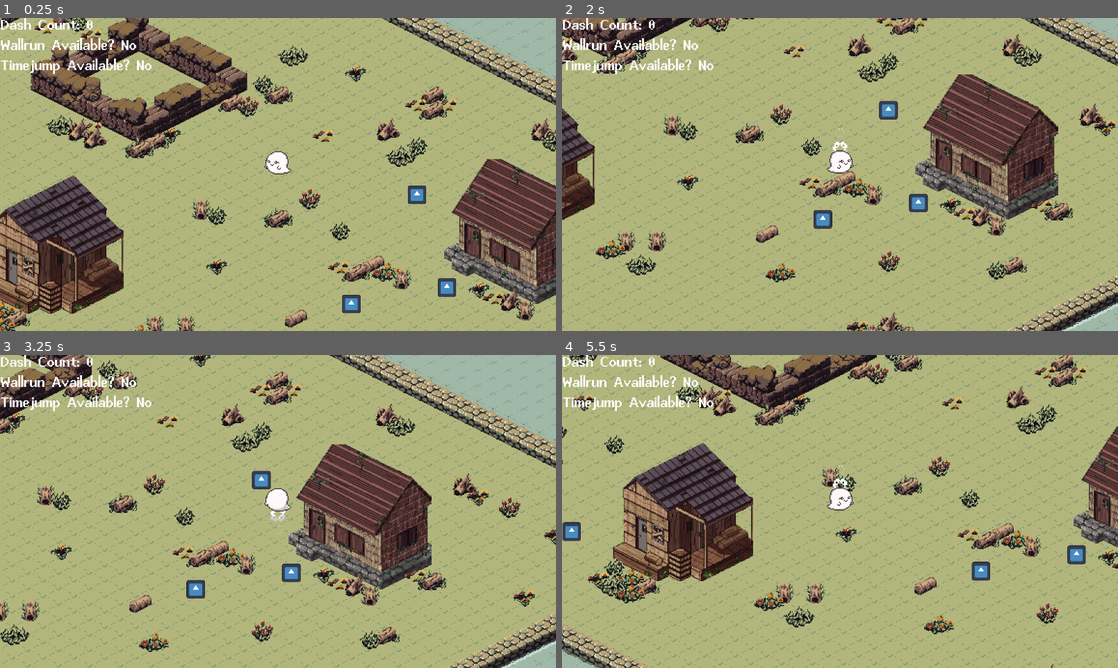
Above: before the commit, frames 1-4 (two rows, left to right).
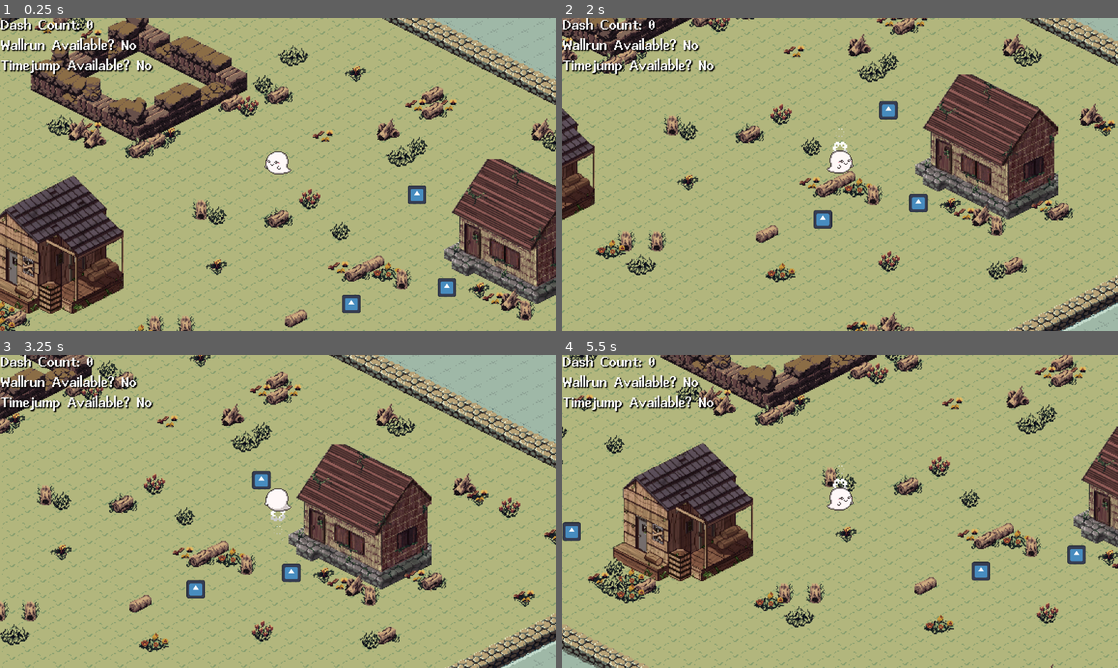
Above: after the commit, the same moments.

Repository: WatDuhHekBro/SGDA-Jam-S24
Game: Godot game, scene res://maps/test.tscn
The game is run twice, just before and just after one commit, with the same random seed, the same clock (stepped at 60 frames per second) and the same inputs. The engine's default icon, where the game draws it, is replaced by a stand-in: a white triangle on a blue panel in a dark square.
Inputs (mouse positions are in pixels of both pictures, inside the frame that each line leads up to):
- Up to frame 1 (0.25 s): no input
- Up to frame 2 (2 s): tap Enter at 0.5 s; move the mouse to (962, 158) at 0.52 s; hold Right (ui_right) 0.53-1.28 s; click (962, 158) at 0.6 s; tap Middle mouse button (action-timejump) at 0.77, 1.52 s; move the mouse to (728, 190) at 1.27 s; hold Down (ui_down) from 1.28 s (still down); right-click (728, 190) at 1.35 s; click (728, 190) at 1.42 s
- Up to frame 3 (3.25 s): move the mouse to (333, 442) at 2.02 s; release Down (ui_down) at 2.03 s; hold Right (ui_right) 2.03-2.78 s; click (333, 442) at 2.1 s; move the mouse to (250, 574) at 2.77 s; hold Up (ui_up) from 2.78 s (still down); right-click (250, 574) at 2.85 s; click (250, 574) at 2.92 s; tap Middle mouse button (action-timejump) at 3.02 s
- Up to frame 4 (5.5 s): move the mouse to (1006, 558) at 3.52 s; release Up (ui_up) at 3.53 s; hold Left (ui_left) 3.53-5.03 s; click (1006, 558) at 3.6 s; tap Middle mouse button (action-timejump) at 3.77, 4.52 s; move the mouse to (673, 464) at 4.27 s; right-click (673, 464) at 4.35 s; click (673, 464) at 4.42 s; move the mouse to (867, 511) at 5.02 s; hold Down (ui_down) from 5.03 s (still down); click (867, 511) at 5.1 s

The runs differ from the first frame. In frame 1, 0.8% of the frame differs, in the area x 0-28%, y 0-19%; in frame 2, 0.8%; in frame 3, 0.8%; in frame 4, 1.0%.

Commit message:
Polished game over

Diff:
--- a/objects/gui.gd
+++ b/objects/gui.gd
@@ -13,7 +13,7 @@
 Timejump Available? %s" % [wallphase_count, "Yes" if has_wallrun else "No", "Yes" if has_timejump else "No"]
 
 
-func set_game_over(status: bool):
+func set_gameover(status: bool):
 	is_gameover = status
 
 	if status:
@@ -23,3 +23,8 @@
 
 func _on_timer_timeout():
 	gameover.visible = !gameover.visible
+
+
+func _input(event):
+	if event.is_action_pressed("menu-start") and is_gameover:
+		get_tree().reload_current_scene()
--- a/objects/gui.tscn
+++ b/objects/gui.tscn
@@ -18,6 +18,7 @@
 offset_right = 40.0
 offset_bottom = 23.0
 scale = Vector2(2, 2)
+theme_override_colors/font_shadow_color = Color(0, 0, 0, 1)
 text = "Dash Count: x
 Wallrun Available? x
 Timejump Available? x"
--- a/objects/player.gd
+++ b/objects/player.gd
@@ -148,4 +148,4 @@
 func kill():
 	print("KILL player call")
 	queue_free()
-	gui.set_game_over(true)
+	gui.set_gameover(true)
--- a/project.godot
+++ b/project.godot
@@ -76,6 +76,12 @@
 , Object(InputEventMouseButton,"resource_local_to_scene":false,"resource_name":"","device":-1,"window_id":0,"alt_presse …(249 unchanged characters)…
 ]
 }
+menu-start={
+"deadzone": 0.5,
+"events": [Object(InputEventMouseButton,"resource_local_to_scene":false,"resource_name":"","device":-1,"window_id":0,"alt_pressed":false,"shift_pressed":false,"ctrl_pressed":false,"meta_pressed":false,"button_mask":1,"position":Vector2(118, 16),"global_position":Vector2(122, 57),"factor":1.0,"button_index":1,"canceled":false,"pressed":true,"double_click":false,"script":null)
+, Object(InputEventJoypadButton,"resource_local_to_scene":false,"resource_name":"","device":-1,"button_index":1,"pressure":0.0,"pressed":true,"script":null)
+]
+}
 
 [rendering]
 
